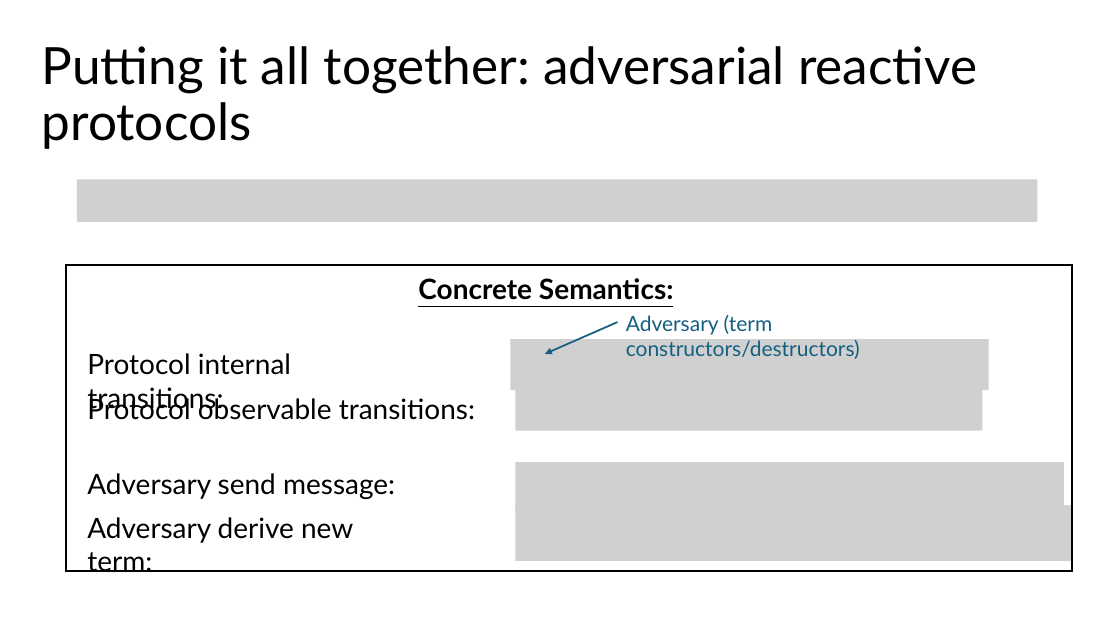
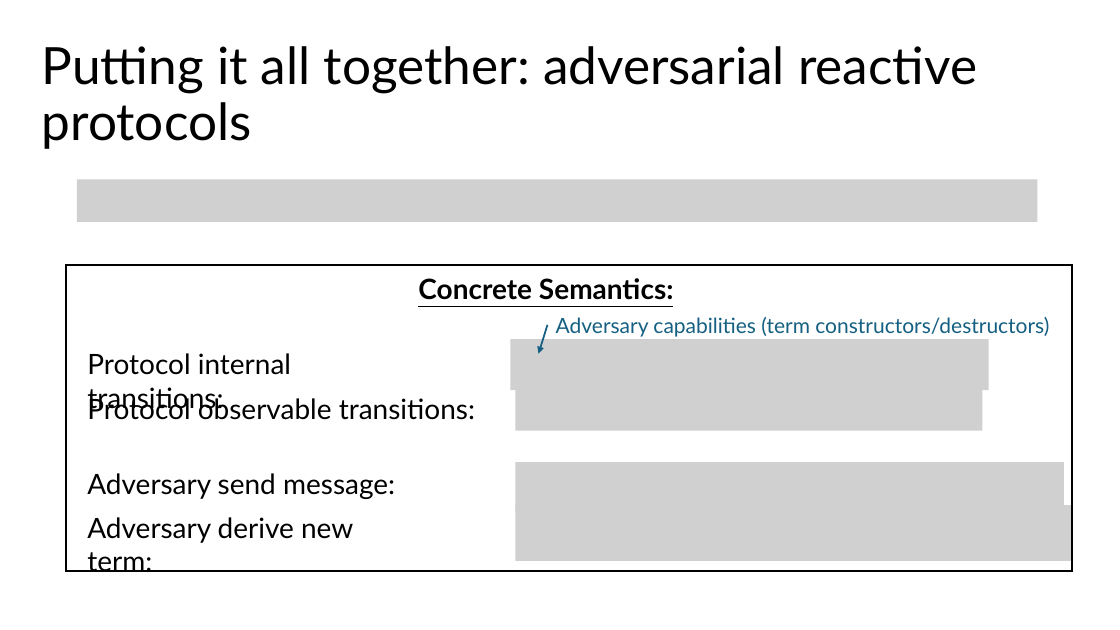
Before and after one commit to csci7135-f25/project-kirby-pppa, a slide deck: slide 9 of talk/symbolic-equivalence-project-presentation.pptx. Drawn at 1120x630 pixels with LibreOffice and Linux fonts; fonts in the diff are those of the drawing; grey boxes stand for pictures. Boxes give left, top, right and bottom in pixels: in the first picture for what was removed or moved away, otherwise in the second. Text is boxed around its words. In the diff, an @@ line names an element or a change of style, - is before the commit and + after.

```diff
--- a/talk/symbolic-equivalence-project-presentation.pptx
+++ b/talk/symbolic-equivalence-project-presentation.pptx
@@ arrow moved from (618, 322) - (545, 354) to (548, 325) - (539, 354) @@
@@ text at (x1=556, y1=317, x2=1049, y2=337): text changed @@
-Adversary (term constructors/destructors)
+Adversary capabilities (term constructors/destructors)
```
Also in this commit, not shown: 4 other slides changed, 2 slides added.
